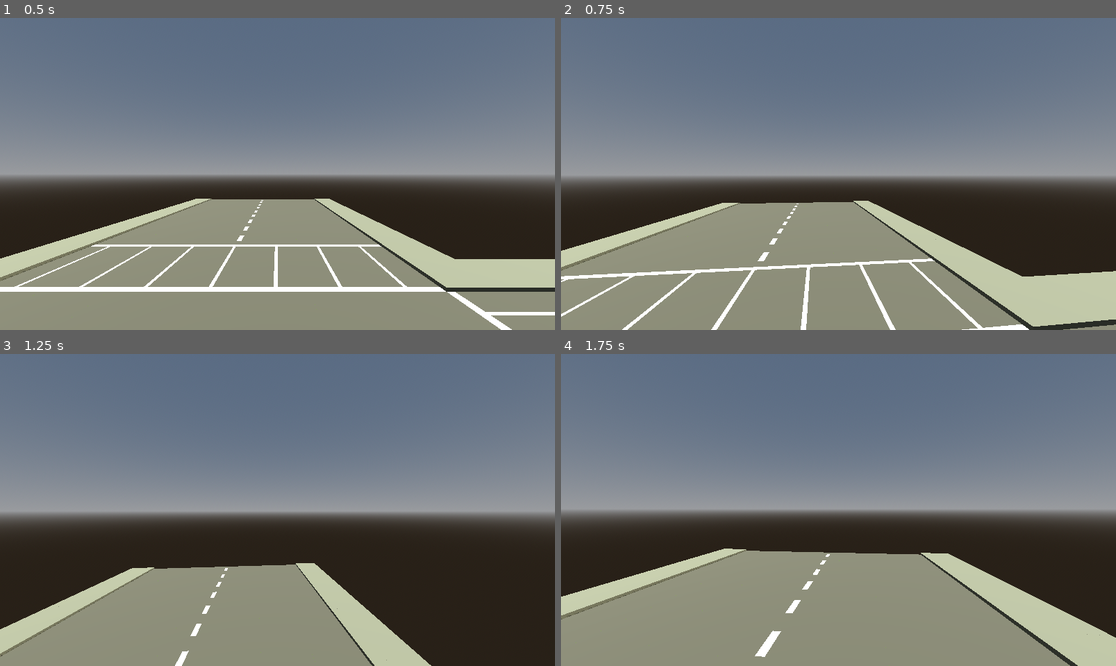
Above: before the commit, frames 1-4 (two rows, left to right).
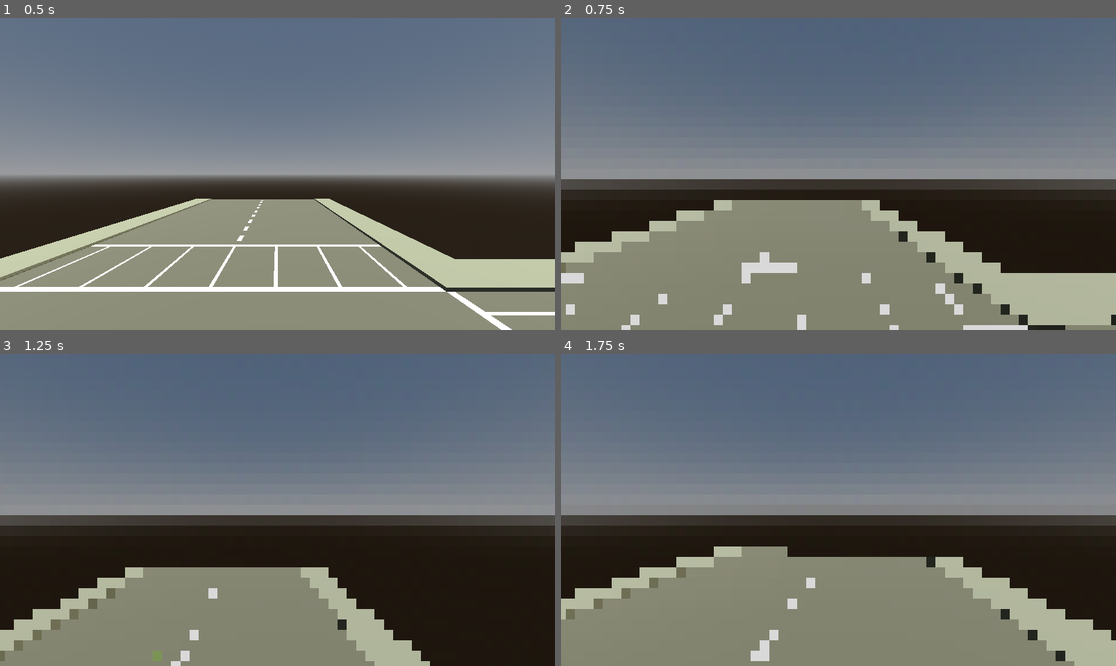
Above: after the commit, the same moments.

Repository: CloneDeath/MidnightDrive2
Game: Godot game, scene res://main.tscn
Same seed, same stepped clock (60 frames per second), same inputs: the game is played once before the commit and once after it.
Inputs (mouse positions are in pixels of both pictures, inside the frame that each line leads up to):
- Up to frame 1 (0.5 s): no input
- Up to frame 2 (0.75 s): tap Enter at 0.5 s; move the mouse to (866, 174) at 0.52 s; hold W (move_forward) from 0.53 s (still down)
- Up to frame 3 (1.25 s): keep holding W (move_forward); tap Space (move_jump) at 0.77 s
- Up to frame 4 (1.75 s): keep holding W (move_forward); move the mouse to (810, 510) at 1.27 s; tap Space (move_jump) at 1.52 s

Frame 1 is identical in both runs. In frame 2, 5.8% of the frame differs, in the area x 0-100%, y 51-100%; in frame 3, 2.9%; in frame 4, 4.6%.

Commit message:
added screen space pixelize shader

Diff:
--- /dev/null
+++ b/effects/pixelize_screen.gd
@@ -0,0 +1,16 @@
+@tool
+extends MeshInstance3D
+
+@export var resolution: Vector2 = Vector2(10, 10) :
+	get:
+		return resolution;
+	set(value):
+		resolution = value;
+		update_shader_parameters();
+
+func _ready() -> void:
+	update_shader_parameters();
+
+func update_shader_parameters():
+	var material: ShaderMaterial = self.get_active_material(0);
+	material.set_shader_parameter("resolution", resolution);
--- /dev/null
+++ b/effects/pixelize_screen.gdshader
@@ -0,0 +1,15 @@
+shader_type spatial;
+// Prevent the quad from being affected by lighting and fog. This also improves performance.
+render_mode unshaded, fog_disabled;
+
+void vertex() {
+  POSITION = vec4(VERTEX.xy, 1.0, 1.0);
+}
+
+uniform vec2 resolution = vec2(10, 10);
+uniform sampler2D screen_texture : hint_screen_texture, filter_linear_mipmap;
+
+void fragment() {
+	vec2 sample = floor(SCREEN_UV * resolution + vec2(0.5, 0.5)) / resolution;
+	ALBEDO.rgb = textureLod(screen_texture, sample, 0.0).rgb;
+}
--- /dev/null
+++ b/effects/pixelize_screen.tscn
@@ -0,0 +1,18 @@
+[gd_scene load_steps=5 format=3 uid="uid://d0igyew32yhwy"]
+
+[ext_resource type="Shader" path="res://effects/pixelize_screen.gdshader" id="1_0dehq"]
+[ext_resource type="Script" path="res://effects/pixelize_screen.gd" id="2_5eq80"]
+
+[sub_resource type="ShaderMaterial" id="ShaderMaterial_e33js"]
+render_priority = 0
+shader = ExtResource("1_0dehq")
+shader_parameter/resolution = Vector2(60, 30)
+
+[sub_resource type="QuadMesh" id="QuadMesh_oleul"]
+material = SubResource("ShaderMaterial_e33js")
+flip_faces = true
+size = Vector2(2, 2)
+
+[node name="PixelizeScreen" type="MeshInstance3D"]
+mesh = SubResource("QuadMesh_oleul")
+script = ExtResource("2_5eq80")
--- a/player/player.tscn
+++ b/player/player.tscn
@@ -1,6 +1,7 @@
-[gd_scene load_steps=3 format=3 uid="uid://d3hpkexng6kod"]
+[gd_scene load_steps=4 format=3 uid="uid://d3hpkexng6kod"]
 
 [ext_resource type="Script" path="res://player/player.gd" id="1_l5kk8"]
+[ext_resource type="PackedScene" uid="uid://d0igyew32yhwy" path="res://effects/pixelize_screen.tscn" id="2_aacaj"]
 
 [sub_resource type="CapsuleShape3D" id="CapsuleShape3D_is1hj"]
 height = 1.8
@@ -11,6 +12,9 @@
 [node name="Camera" type="Camera3D" parent="."]
 transform = Transform3D(1, 0, 0, 0, 1, 0, 0, 0, 1, 0, 1.74, 0)
 
+[node name="PixelizeScreen" parent="Camera" instance=ExtResource("2_aacaj")]
+resolution = Vector2(60, 30)
+
 [node name="CollisionShape3D" type="CollisionShape3D" parent="."]
 transform = Transform3D(1, 0, 0, 0, 1, 0, 0, 0, 1, 0, 0.9, 0)
 shape = SubResource("CapsuleShape3D_is1hj")
